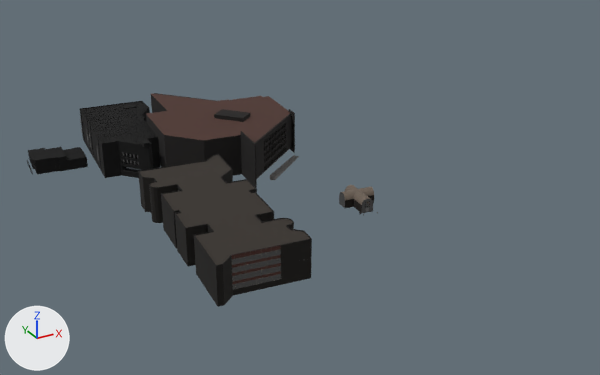
Two versions of the glTF model v2/tiles/t_0_1.glb, one commit apart.
Both versions are drawn from a 50 mm camera at (-103.0, -859.0, 208.0) aimed at (136.0, -424.0, -9.0). Every picture has the same lights, and +X, +Y and +Z are marked at lower left. The first picture is the older version. Where no turn or scale is listed for an object, it has been applied to the vertices. Vertices at exactly the same position are counted once.

Objects in the first picture: 'glass.001', 'opaque'.
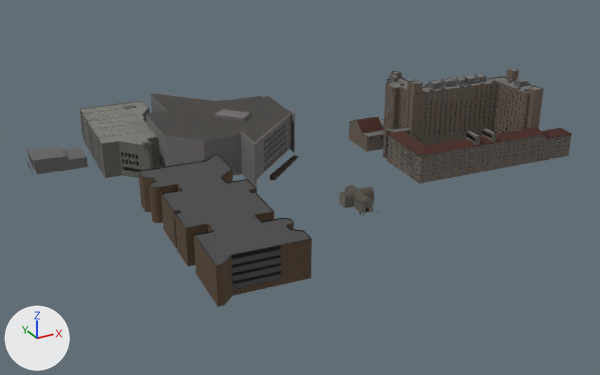
Where the newer file only moved an object's origin or applied its transform, the numbers keep the older frame.

The edits, one by one:
me_opaque is used by ob_opaque; location (70.0, -415.5, 13.0).
me_opaque had 46508 vertices, 46552 faces and spanned x -86.0..86.0, y -131.0..131.0, z -17.0..17.0.
me_opaque now has 68831 vertices, 67186 faces and spans x -86.0..244.0, y -131.0..131.0, z -17.0..39.0.
me_opaque part 1: 10 vertices moved within x 62.0..73.0, y -64.0..16.0, z -6.0..11.0; 142 vertices removed from x 61.0..84.0, y -79.0..36.0, z -13.0..15.0; 22710 vertices added at x 62.0..244.0, y -69.0..36.0, z -13.0..39.0.
me_opaque part 2: 835 vertices moved within x -85.0..-9.0, y 74.0..131.0, z -11.0..0.0; 410 vertices removed from x -85.0..8.0, y 36.0..131.0, z -16.0..7.0; 565 vertices added at x -85.0..8.0, y 36.0..131.0, z -17.0..8.0.
me_opaque part 3: 2 vertices removed from x -31.0, y -89.0, z 9.0; 2 vertices added at x -32.0, y -89.0, z 9.0.
me_opaque part 4: 26740 kept faces spanning x -86.0..86.0, y -131.0..131.0, z -17.0..17.0 get new texture (UV) coordinates.
Other edits to the shape of me_opaque do not show in these pictures.
me_glass_001 is used by ob_glass_001; location (69.8, -412.6, 11.0); scale (131.0, 131.0, 131.0).
me_glass_001 had 908 vertices, 454 faces and spanned x -0.63..0.63, y -1.0..1.0, z -0.11..0.11.
me_glass_001 now has 8124 vertices, 4062 faces and spans x -1.0..1.0, y -0.8..0.8, z -0.14..0.14.
me_glass_001 part 5: the loose piece of 4 vertices spanning x -0.15..-0.13, y -0.99, z 0.01..0.03 is moved by (-0.45, 0.19, -0.06).
me_glass_001 part 6: 7 vertices moved within x 0.39..0.47, y 0.03..0.1, z 0.04..0.1; 36 vertices removed from x 0.36..0.47, y 0.0..0.1, z -0.06..0.1; 7868 vertices added at x -0.76..1.0, y -0.44..0.8, z -0.14..0.14.
Other edits to the shape of me_glass_001 do not show in these pictures.
Object 'glass.001' (ob_glass_001) moves from (69.8, -412.6, 11.0) to (150.0, -412.6, 20.2).
Object 'glass.001' (ob_glass_001) is rescaled from (131.0, 131.0, 131.0) to (163.0, 163.0, 163.0).

Pixel boxes [x1, y1, x2, y2] of what changed, in the pictures (600 x 375 px; the box of a moved part takes in the faces that stretch with it):
'opaque', reshaped (55% wider, 12% taller): before [27, 93, 378, 307]; after [27, 68, 572, 307]
'glass.001', reshaped, moved, rescaled: before [80, 120, 288, 289]; after [80, 85, 569, 289]
part 1 of me_opaque, built on: before [276, 109, 370, 197]; after [276, 68, 572, 202]
part 2 of me_opaque, moved or reshaped: before [30, 104, 136, 177]; after [28, 104, 136, 171]
part 3 of me_opaque, moved or reshaped (not visible afterwards): before [186, 224, 213, 267]
part 4 of me_opaque, surface changed (lighter): [27, 93, 374, 307] in both
part 5 of me_glass_001, moved or reshaped: before [261, 261, 267, 267]; after [267, 260, 272, 266]
part 6 of me_glass_001, built on: after [80, 85, 569, 182]
